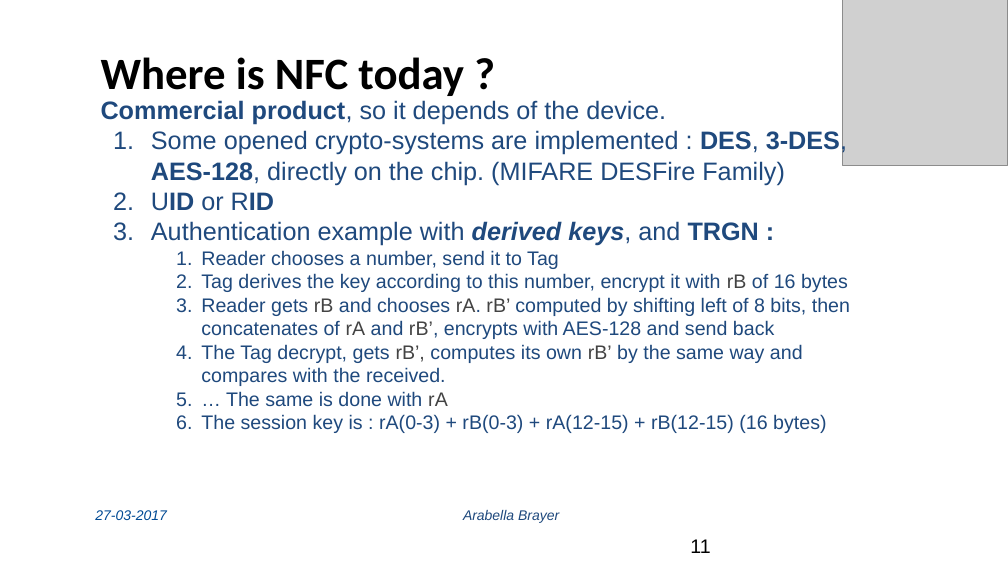
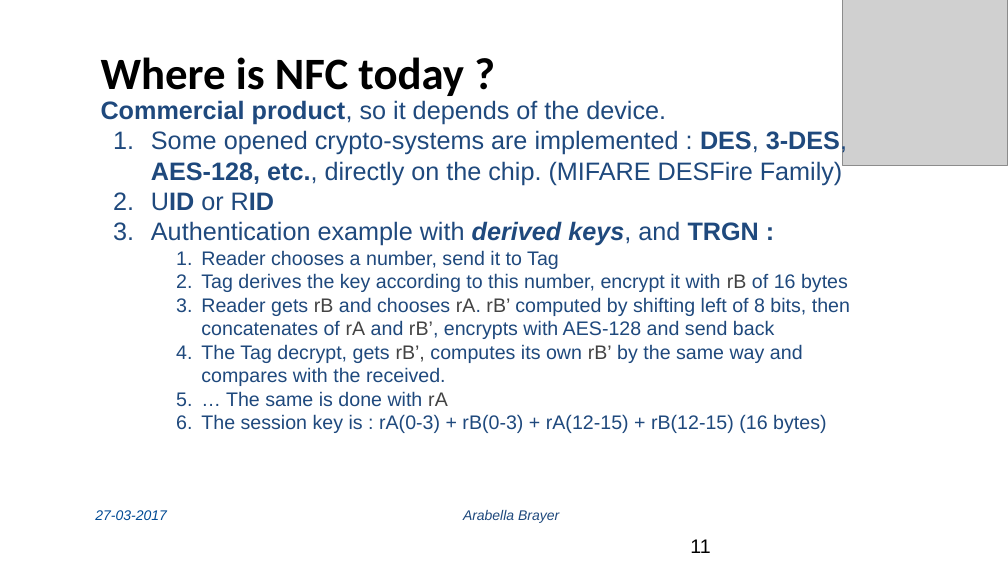
Before and after one commit to subsib/NFC, a slide deck: slide 11 of Near Field Communication (NFC).pptx. Drawn at 1008x567 pixels with LibreOffice and Linux fonts; fonts in the diff are those of the drawing; grey boxes stand for pictures; background and template pictures are left out. Boxes give left, top, right and bottom in pixels: in the first picture for what was removed or moved away, otherwise in the second. Text is boxed around its words. In the diff, an @@ line names an element or a change of style, - is before the commit and + after.

```diff
--- a/Near Field Communication (NFC).pptx
+++ b/Near Field Communication (NFC).pptx
@@ text at <box>151,129,847,185</box>: text changed @@
-1. Some opened crypto-systems are implemented : DES, 3-DES, AES-128, directly on the chip. (MIFARE DESFire Family)
+1. Some opened crypto-systems are implemented : DES, 3-DES, AES-128, etc., directly on the chip. (MIFARE DESFire Family)
```
Also in this commit, not shown: 6 other slides changed.
